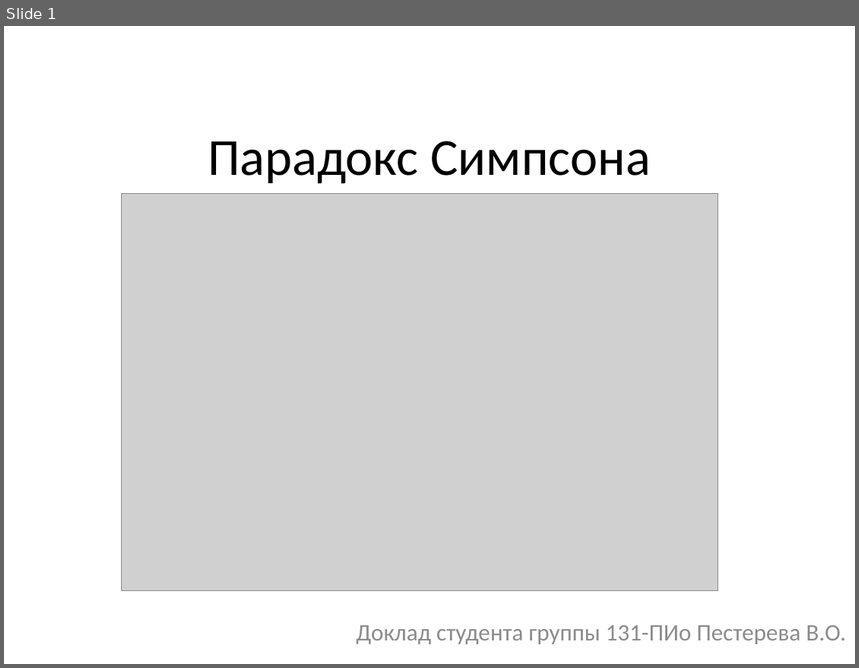
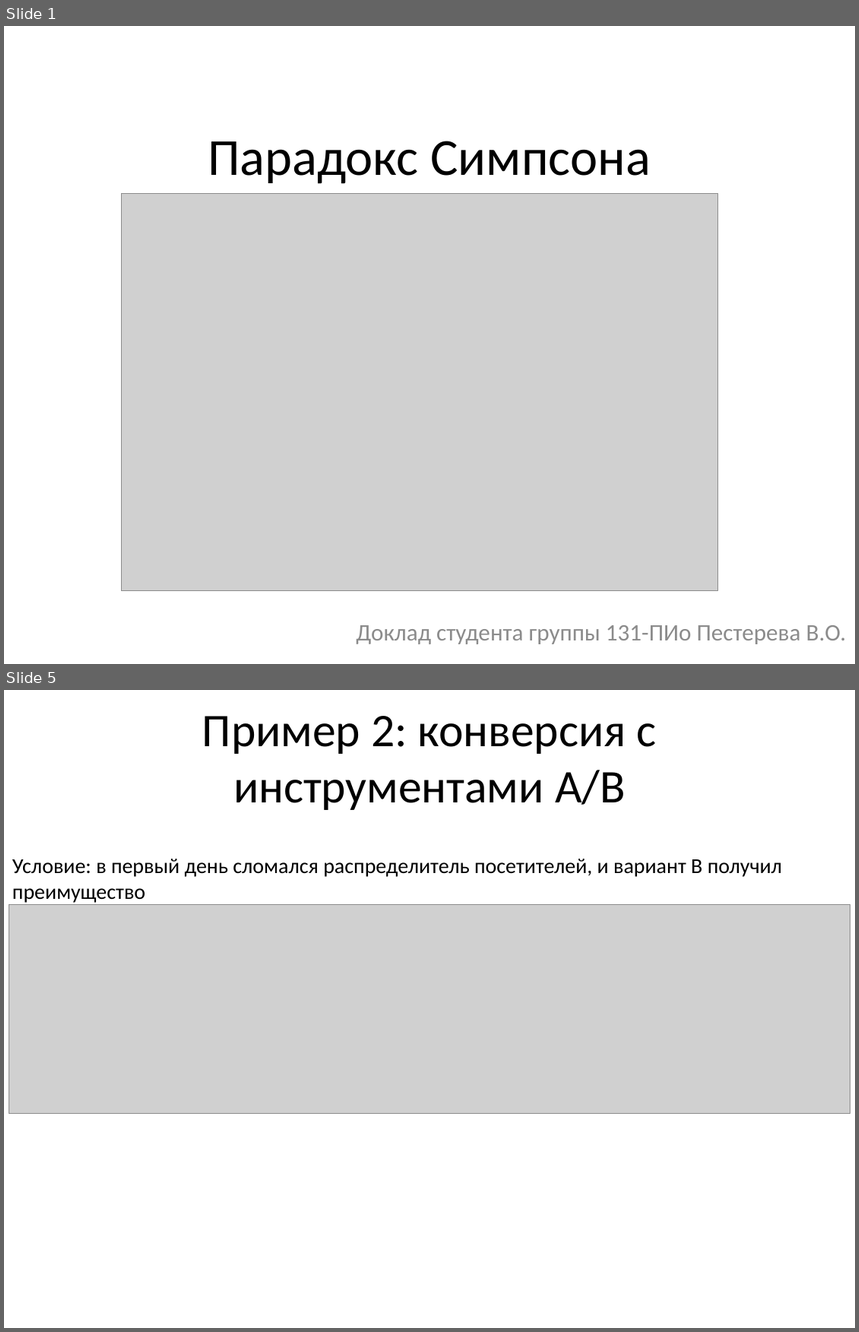
Before and after one commit to liaten/third_course, a slide deck: int_analysis_mat_methods/06_simpson/simpson.pptx. Shown one above the other, each under a label of ours: slide 1 before the commit, slides 1 and 5 after it; the slides between them are not shown. The pictures are 859x668 and 859x1332 pixels, drawn with LibreOffice and Linux fonts; fonts in the diff are those of the drawing; grey boxes stand for pictures. Boxes give left, top, right and bottom in pixels: in the first picture for what was removed or moved away, otherwise in the second. Text is boxed around its words. In the diff, an @@ line names an element or a change of style, - is before the commit and + after.

```diff
--- a/int_analysis_mat_methods/06_simpson/simpson.pptx
+++ b/int_analysis_mat_methods/06_simpson/simpson.pptx
@@ slide 5 added at [4, 690, 855, 1328], background #FFFFFF @@
@@ title added at [202, 716, 657, 810], 39.6 pt, text #000000 @@
+Пример 2: конверсия с инструментами A/B
@@ text added at [12, 859, 782, 903], 18 pt, text #000000 @@
+Условие: в первый день сломался распределитель посетителей, и вариант В получил преимущество
@@ picture added at [9, 904, 850, 1113] @@
```
Also in this commit, not shown: 1 slide changed, 3 other slides added, 7 slides removed, 2 other files.
